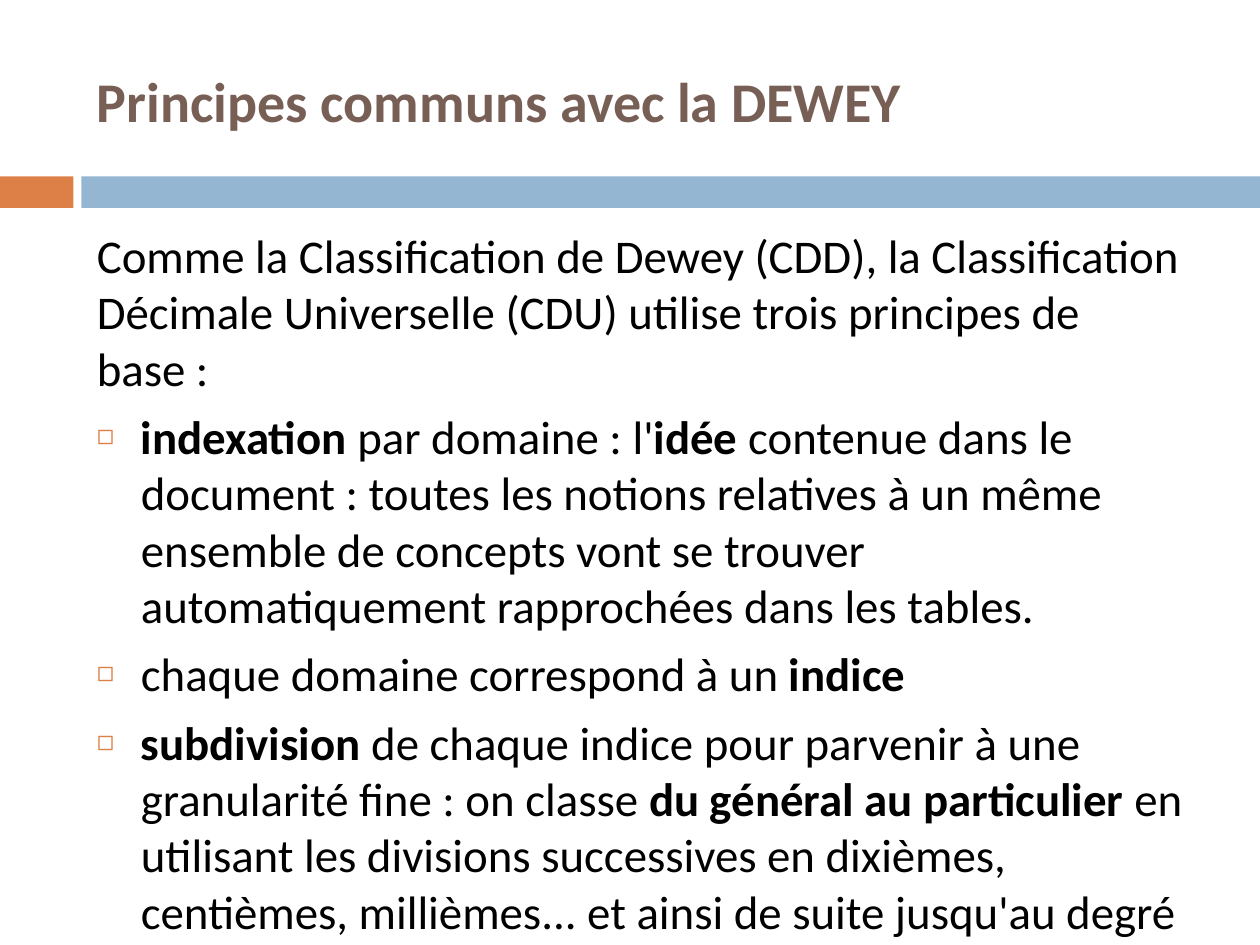
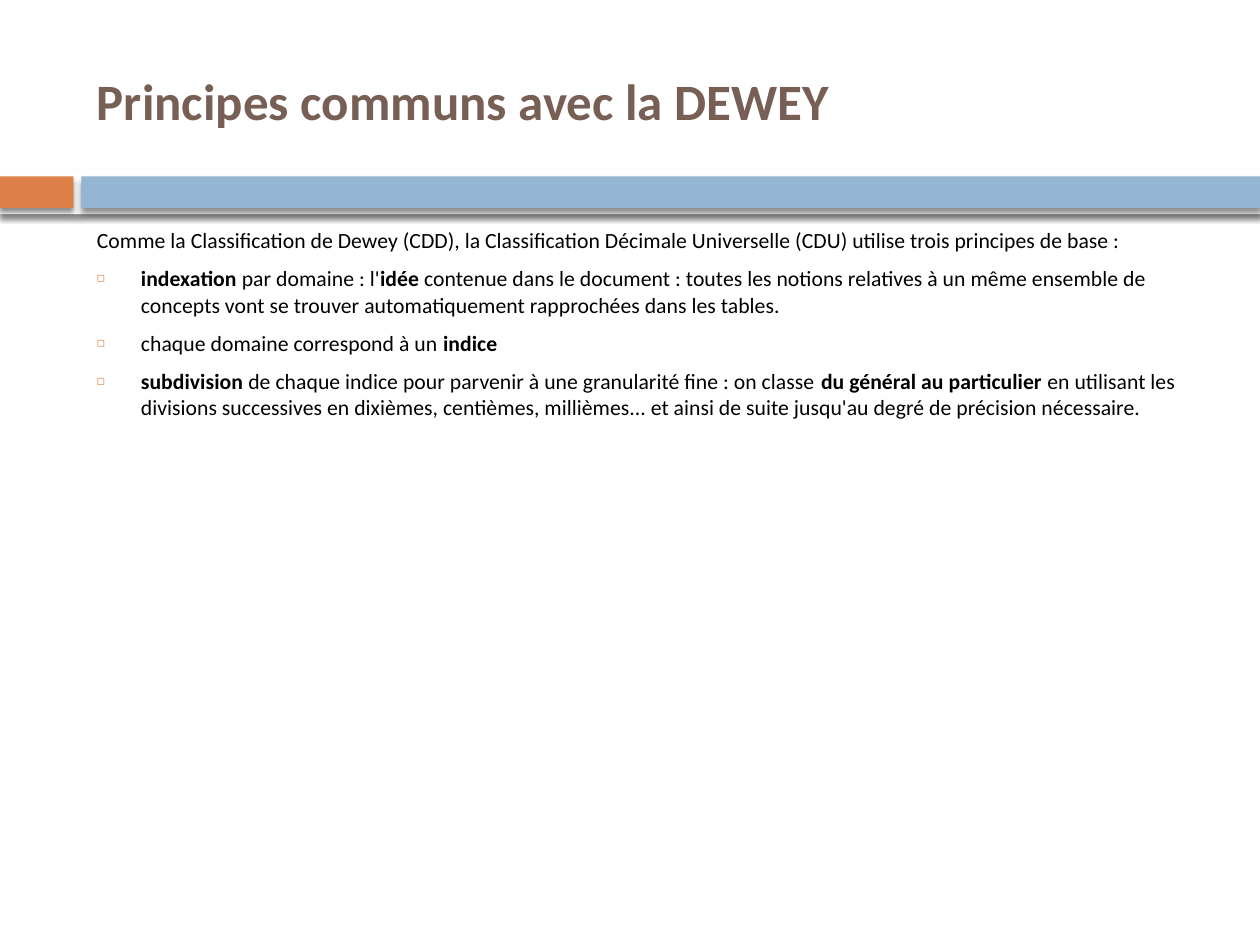
Before and after one commit to martyyann01/td_lyon3, a slide deck: slide 55 of Trait_Doc/Cours/Support_Cours.pptx. Drawn at 1260x945 pixels with LibreOffice and Linux fonts; fonts in the diff are those of the drawing. Boxes give left, top, right and bottom in pixels: in the first picture for what was removed or moved away, otherwise in the second. Text is boxed around its words. In the diff, an @@ line names an element or a change of style, - is before the commit and + after.

```diff
--- a/Trait_Doc/Cours/Support_Cours.pptx
+++ b/Trait_Doc/Cours/Support_Cours.pptx
@@ text "Principes communs avec la DEWEY" at [97,84,828,128]: size 32 to 29.1 pt @@
@@ rectangle at [0,176,73,208]: shadow on @@
@@ rectangle added at [0,170,1260,214], fill #FFFFFF @@
@@ rectangle at [82,176,1260,208]: shadow on @@
@@ text "Comme la Classification de Dewey ..." at [97,232,1174,419]: size 26.8 to 12.5 pt @@
```
Also in this commit, not shown: 72 other slides changed, 19 other files.
